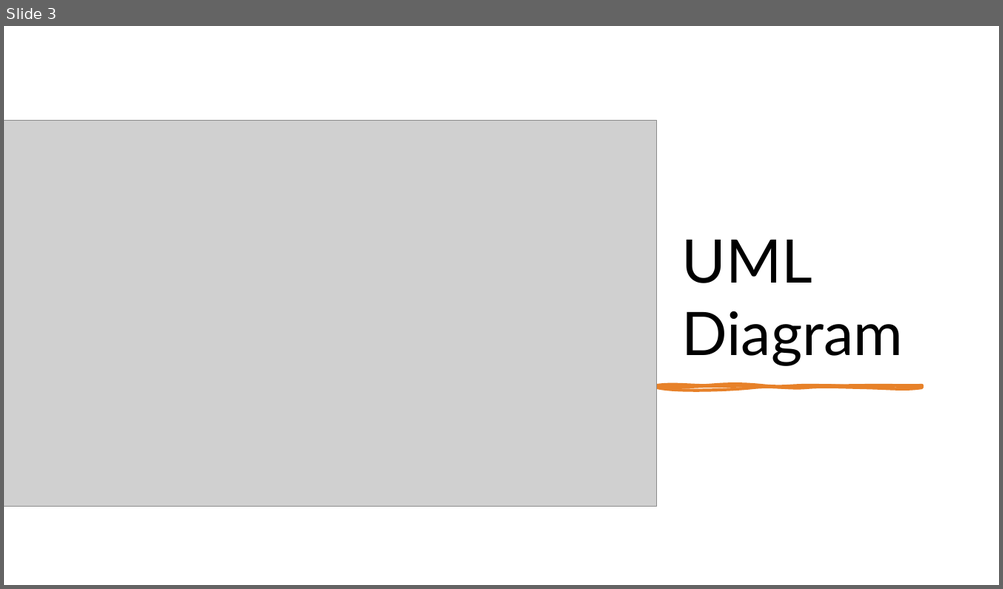
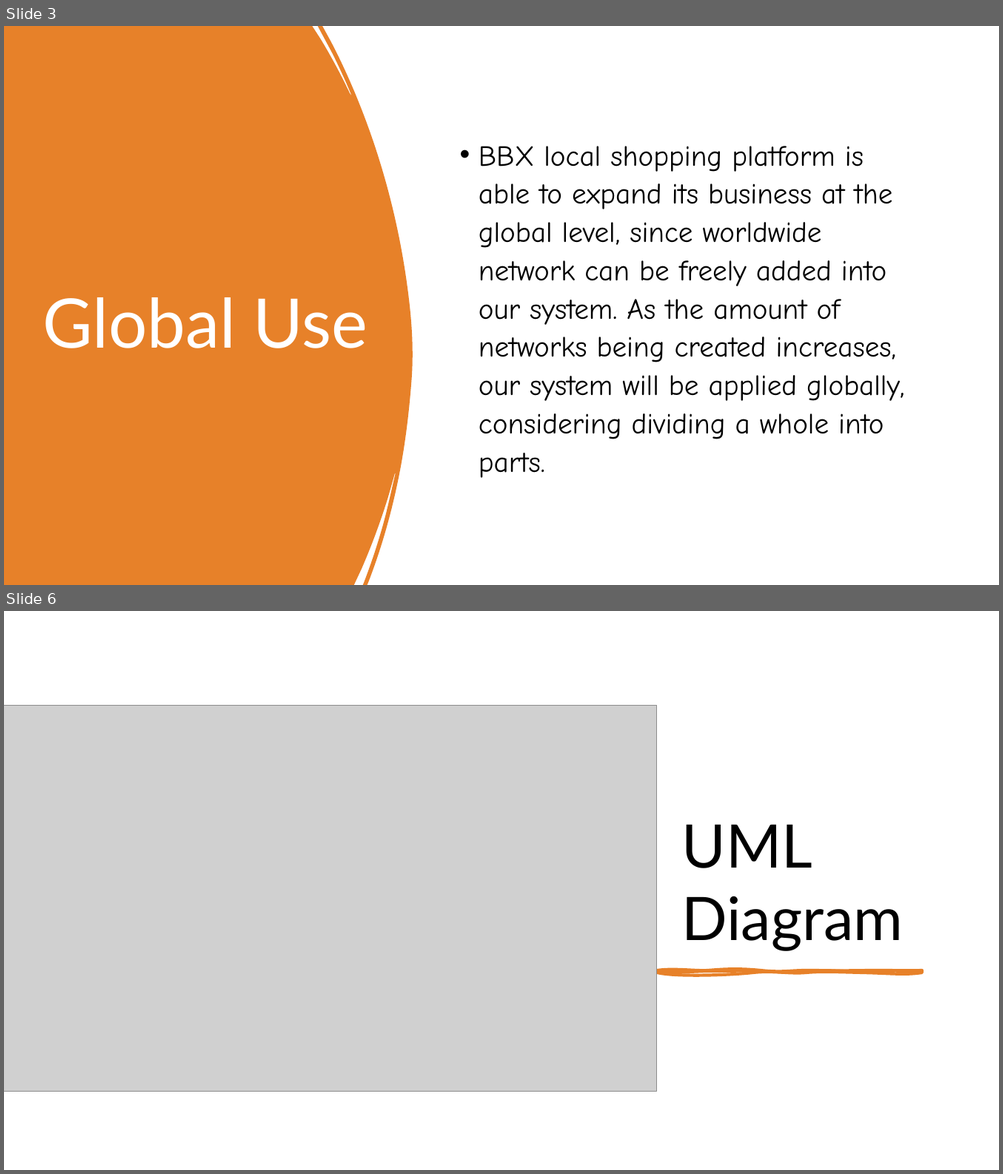
Before and after one commit to XuexianXie/Final_Proj, a slide deck: BBXPresentation.pptx. Shown one above the other, each under a label of ours: slide 3 before the commit, slides 3 and 6 after it; the slides between them are not shown. The pictures are 1003x589 and 1003x1174 pixels, drawn with LibreOffice and Linux fonts; fonts in the diff are those of the drawing; grey boxes stand for pictures. Boxes give left, top, right and bottom in pixels: in the first picture for what was removed or moved away, otherwise in the second. Text is boxed around its words. In the diff, an @@ line names an element or a change of style, - is before the commit and + after.

```diff
--- a/BBXPresentation.pptx
+++ b/BBXPresentation.pptx
@@ slide 3 added at (4,26,999,585), background #FFFFFF @@
@@ rectangle added at (4,26,999,585), fill #FFFFFF @@
@@ freeform shape added at (4,26,412,585), fill #E78129 @@
@@ text added at (478,146,904,478), 28 pt, text #000000 @@
+• BBX local shopping platform is able to expand its business at the global level, since worldwide network can be freely added into our system. As the amount of networks being created increases, our system will be applied globally, considering dividing a whole into parts.
@@ title added at (42,298,368,349), 66 pt, text #FFFFFF @@
+Global Use
@@ what was slide 3 is now slide 6 @@
```
Also in this commit, not shown: 2 other slides added.
